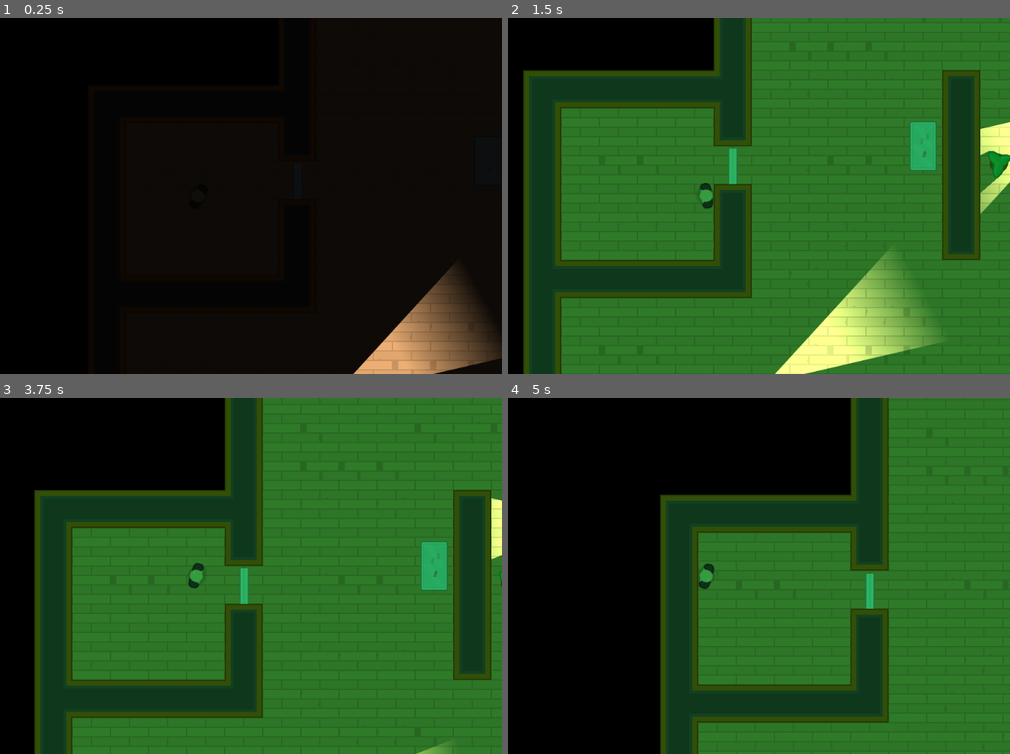
Above: before the commit, frames 1-4 (two rows, left to right).
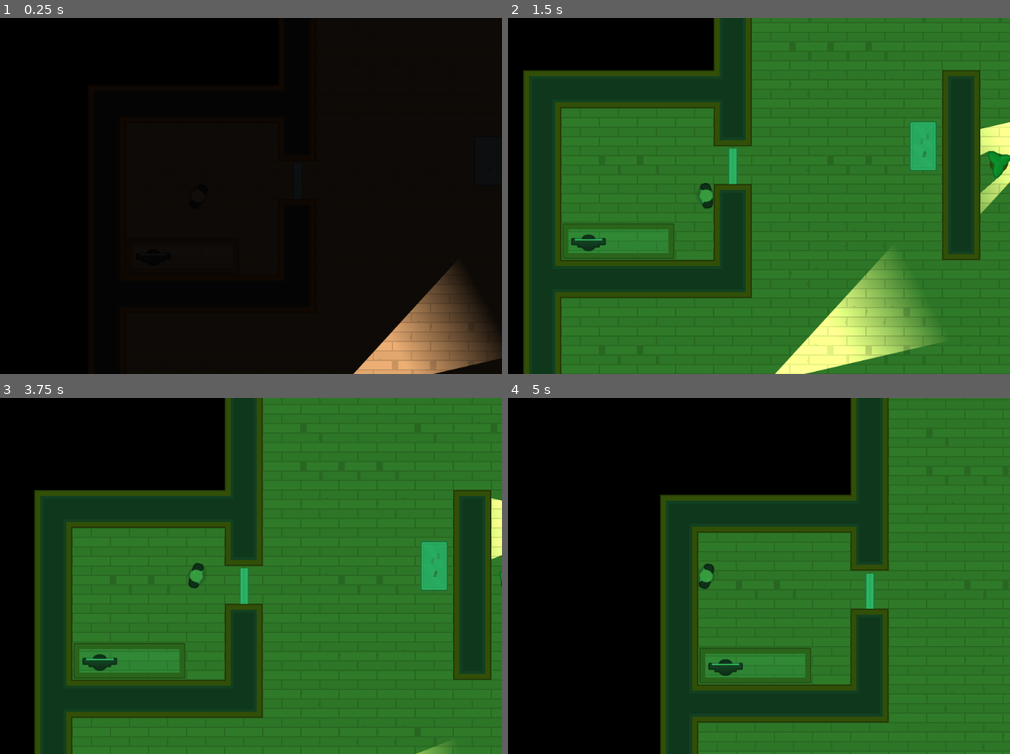
Above: after the commit, the same moments.

Repository: jruizluque/Godot2D_HeistMeisters_3.1
Game: Godot game, scene res://Levels/Level1.tscn
Same seed, same stepped clock (60 frames per second), same inputs: the game is played once before the commit and once after it.
Inputs (mouse positions are in pixels of both pictures, inside the frame that each line leads up to):
- Up to frame 1 (0.25 s): no input
- Up to frame 2 (1.5 s): tap Enter at 0.5 s; move the mouse to (804, 181) at 0.52 s; hold D (move_right) 0.53-1.28 s; tap Space (toggle_vision_mode) at 0.6, 1.35 s; click (804, 181) at 0.67 s; move the mouse to (583, 213) at 1.27 s; hold S (move_down) from 1.28 s (still down); click (583, 213) at 1.42 s
- Up to frame 3 (3.75 s): move the mouse to (256, 497) at 2.02 s; release S (move_down) at 2.03 s; hold D (move_right) 2.03-2.78 s; tap Space (toggle_vision_mode) at 2.1, 2.85, 3.6 s; click (256, 497) at 2.17 s; move the mouse to (165, 647) at 2.77 s; hold W (move_up) 2.78-3.53 s; click (165, 647) at 2.92 s; move the mouse to (381, 629) at 3.52 s; hold A (move_left) from 3.53 s (still down); click (381, 629) at 3.67 s
- Up to frame 4 (5 s): keep holding A (move_left); move the mouse to (523, 522) at 4.27 s; tap Space (toggle_vision_mode) at 4.35 s; click (523, 522) at 4.42 s

The runs differ from the first frame. In frame 2, 0.4% of the frame differs, in the area x 10-34%, y 57-68%; in frame 3, 0.4%, in the area x 14-37%, y 68-79%; in frame 4, 0.4%.
Error in both runs: Invalid get index '0' (on base: 'PoolVector2Array'). (res://Characters/NPCs/Guard.gd:22)

Commit message:
Making Computers

Diff:
--- a/Characters/Player.tscn
+++ b/Characters/Player.tscn
@@ -5,7 +5,7 @@
 [ext_resource path="res://GFX/PNG/Hitman 1/hitman1_stand.png" type="Texture" id=3]
 
 [node name="Player" instance=ExtResource( 1 )]
-collision_mask = 6
+collision_mask = 14
 script = ExtResource( 2 )
 
 [node name="Sprite" parent="." index="0"]
--- /dev/null
+++ b/Computer/Computer.gd
@@ -0,0 +1,17 @@
+extends Node2D
+
+var can_click = false
+
+
+
+func _on_Area2D_body_entered(body):
+	can_click = true
+
+
+func _on_Area2D_body_exited(body):
+	can_click = false
+	$CanvasLayer/ComputerPopup.hide()
+
+func _on_Area2D_input_event(viewport, event, shape_idx):
+	if Input.is_mouse_button_pressed(BUTTON_LEFT) and can_click:
+		$CanvasLayer/ComputerPopup.popup_centered()
--- /dev/null
+++ b/Computer/Computer.tscn
@@ -0,0 +1,29 @@
+[gd_scene load_steps=5 format=2]
+
+[ext_resource path="res://Computer/Computer.gd" type="Script" id=1]
+[ext_resource path="res://GFX/PNG/Tiles/tile_537.png" type="Texture" id=2]
+[ext_resource path="res://Computer/ComputerPopup.tscn" type="PackedScene" id=3]
+
+[sub_resource type="RectangleShape2D" id=1]
+extents = Vector2( 48, 32 )
+
+[node name="Computer" type="Node2D"]
+script = ExtResource( 1 )
+
+[node name="Sprite" type="Sprite" parent="."]
+rotation = 1.5708
+texture = ExtResource( 2 )
+
+[node name="Area2D" type="Area2D" parent="."]
+position = Vector2( 32.5696, 0 )
+collision_layer = 8
+
+[node name="CollisionShape2D" type="CollisionShape2D" parent="Area2D"]
+shape = SubResource( 1 )
+
+[node name="CanvasLayer" type="CanvasLayer" parent="."]
+
+[node name="ComputerPopup" parent="CanvasLayer" instance=ExtResource( 3 )]
+[connection signal="body_entered" from="Area2D" to="." method="_on_Area2D_body_entered"]
+[connection signal="body_exited" from="Area2D" to="." method="_on_Area2D_body_exited"]
+[connection signal="input_event" from="Area2D" to="." method="_on_Area2D_input_event"]
--- /dev/null
+++ b/Computer/ComputerPopup.tscn
@@ -0,0 +1,63 @@
+[gd_scene load_steps=5 format=2]
+
+[ext_resource path="res://Interface/Theme.tres" type="Theme" id=1]
+[ext_resource path="res://GFX/Interface/PNG/metalPanel_plate.png" type="Texture" id=2]
+[ext_resource path="res://GFX/Interface/PNG/glassPanel.png" type="Texture" id=3]
+[ext_resource path="res://GFX/Interface/PNG/dotGreen.png" type="Texture" id=4]
+
+[node name="ComputerPopup" type="Popup"]
+anchor_right = 1.0
+anchor_bottom = 1.0
+margin_right = -984.0
+margin_bottom = -560.0
+rect_min_size = Vector2( 600, 480 )
+theme = ExtResource( 1 )
+
+[node name="NinePatchRect" type="NinePatchRect" parent="."]
+anchor_right = 1.0
+anchor_bottom = 1.0
+texture = ExtResource( 2 )
+patch_margin_left = 10
+patch_margin_top = 10
+patch_margin_right = 10
+patch_margin_bottom = 10
+
+[node name="CenterContainer" type="CenterContainer" parent="NinePatchRect"]
+anchor_right = 1.0
+anchor_bottom = 1.0
+margin_left = 20.0
+margin_top = 20.0
+margin_right = -20.0
+margin_bottom = -20.0
+
+[node name="NinePatchRect" type="NinePatchRect" parent="NinePatchRect/CenterContainer"]
+margin_right = 560.0
+margin_bottom = 440.0
+rect_min_size = Vector2( 560, 440 )
+texture = ExtResource( 3 )
+patch_margin_left = 8
+patch_margin_top = 8
+patch_margin_right = 8
+patch_margin_bottom = 8
+
+[node name="Label" type="Label" parent="NinePatchRect/CenterContainer/NinePatchRect"]
+anchor_right = 1.0
+anchor_bottom = 1.0
+margin_left = 20.0
+margin_top = 20.0
+margin_right = -20.0
+margin_bottom = -20.0
+custom_colors/font_color = Color( 0, 0, 0, 1 )
+text = "Test"
+
+[node name="TextureRect" type="TextureRect" parent="."]
+anchor_left = 1.0
+anchor_top = 1.0
+anchor_right = 1.0
+anchor_bottom = 1.0
+margin_left = -16.1941
+margin_top = -16.4005
+margin_right = -6.19409
+margin_bottom = -6.40051
+texture = ExtResource( 4 )
+expand = true
--- /dev/null
+++ b/Interface/Theme.tres
@@ -0,0 +1,29 @@
+[gd_resource type="Theme" load_steps=8 format=2]
+
+[ext_resource path="res://GFX/Interface/Fonts/kenvector_future_thin.ttf" type="DynamicFontData" id=1]
+[ext_resource path="res://Interface/button_hover_style.tres" type="StyleBox" id=2]
+[ext_resource path="res://Interface/button_normal_style.tres" type="StyleBox" id=3]
+[ext_resource path="res://Interface/button_pressed_style.tres" type="StyleBox" id=4]
+[ext_resource path="res://GFX/Interface/Fonts/kenvector_future.ttf" type="DynamicFontData" id=5]
+
+[sub_resource type="DynamicFont" id=1]
+size = 18
+font_data = ExtResource( 1 )
+
+[sub_resource type="DynamicFont" id=2]
+size = 24
+font_data = ExtResource( 5 )
+
+[resource]
+default_font = SubResource( 2 )
+Button/colors/font_color = Color( 0, 0, 0, 1 )
+Button/colors/font_color_disabled = Color( 0.9, 0.9, 0.9, 0.2 )
+Button/colors/font_color_hover = Color( 0, 0, 0, 1 )
+Button/colors/font_color_pressed = Color( 0, 0, 0, 1 )
+Button/constants/hseparation = 2
+Button/fonts/font = SubResource( 1 )
+Button/styles/disabled = null
+Button/styles/focus = null
+Button/styles/hover = ExtResource( 2 )
+Button/styles/normal = ExtResource( 3 )
+Button/styles/pressed = ExtResource( 4 )
--- a/Levels/Level1.tscn
+++ b/Levels/Level1.tscn
@@ -1,12 +1,13 @@
-[gd_scene load_steps=6 format=2]
+[gd_scene load_steps=7 format=2]
 
 [ext_resource path="res://Levels/TemplateLevel.tscn" type="PackedScene" id=1]
 [ext_resource path="res://Characters/NPCs/Camera.tscn" type="PackedScene" id=2]
 [ext_resource path="res://Characters/NPCs/Guard.tscn" type="PackedScene" id=3]
 [ext_resource path="res://Doors/Door.tscn" type="PackedScene" id=4]
 [ext_resource path="res://Doors/LockedDoor.tscn" type="PackedScene" id=5]
+[ext_resource path="res://Computer/Computer.tscn" type="PackedScene" id=6]
 
-[node name="Level1" instance=ExtResource( 1 )]
+[node name="Level1" index="0" instance=ExtResource( 1 )]
 
 [node name="Navigation2D" parent="." index="0"]
 editor/display_folded = false
@@ -54,7 +55,9 @@
 position = Vector2( 493.745, 114.37 )
 
 [node name="Furniture" parent="Navigation2D" index="2"]
-tile_data = PoolIntArray( -983031, 1610612745, 0, -983030, 1610612746, 0, -983029, 1610612747, 0, -917498, -1610612728, 0, -851962, -1610612728, 0, -786426, -1610612728, 0, -327676, -1073741818, 0, -262140, -1073741819, 0, -262138, -1073741817, 0, -196593, -1073741821, 0, -131062, 1610612743, 0, -131057, -1073741822, 0, -131056, -1073741824, 0, -65526, 1610612743, 0, -65521, -1073741823, 0, 10, 1610612743, 0, 262150, 1610612743, 0, 262153, 1610612748, 0, 262154, 1610612748, 0, 262160, 1610612743, 0, 327685, -1610612721, 0, 393221, -1610612722, 0, 458757, -1610612722, 0, 458763, -1073741812, 0, 524293, -1610612723, 0, 589831, 15, 0, 589832, 14, 0, 589833, 14, 0, 589834, 13, 0 )
+collision_layer = 2
+collision_mask = 5
+tile_data = PoolIntArray( -983031, 1610612745, 0, -983030, 1610612746, 0, -983029, 1610612747, 0, -917498, -1610612728, 0, -851962, -1610612728, 0, -786426, -1610612728, 0, -327676, -1073741818, 0, -262140, -1073741819, 0, -262138, -1073741817, 0, -196593, -1073741821, 0, -65541, 1610612739, 0, -65540, 2, 0, -65539, 3, 0, -131062, 1610612743, 0, -131057, -1073741822, 0, -131056, -1073741824, 0, -65526, 1610612743, 0, -65521, -1073741823, 0, 10, 1610612743, 0, 262150, 1610612743, 0, 262153, 1610612748, 0, 262154, 1610612748, 0, 262160, 1610612743, 0, 327685, -1610612721, 0, 393221, -1610612722, 0, 458757, -1610612722, 0, 458763, -1073741812, 0, 524293, -1610612723, 0, 589831, 15, 0, 589832, 14, 0, 589833, 14, 0, 589834, 13, 0 )
 
 [node name="Cameras" parent="." index="3"]
 editor/display_folded = true
@@ -98,3 +101,7 @@
 [node name="LockedDoor" parent="LockedDoors" index="0" instance=ExtResource( 5 )]
 position = Vector2( -31.2648, -219.325 )
 rotation = -1.56859
+
+[node name="Computer" parent="Computers" index="0" instance=ExtResource( 6 )]
+position = Vector2( -273.848, -92.9199 )
+rotation = -1.57079
--- a/Levels/TemplateLevel.tscn
+++ b/Levels/TemplateLevel.tscn
@@ -396,3 +396,5 @@
 [node name="Doors" type="Node" parent="."]
 
 [node name="LockedDoors" type="Node" parent="."]
+
+[node name="Computers" type="Node" parent="."]
--- a/project.godot
+++ b/project.godot
@@ -56,6 +56,7 @@
 2d_physics/layer_1="Player"
 2d_physics/layer_2="Tilemap"
 2d_physics/layer_3="NPC"
+2d_physics/layer_4="Computers"
 
 [rendering]
 
